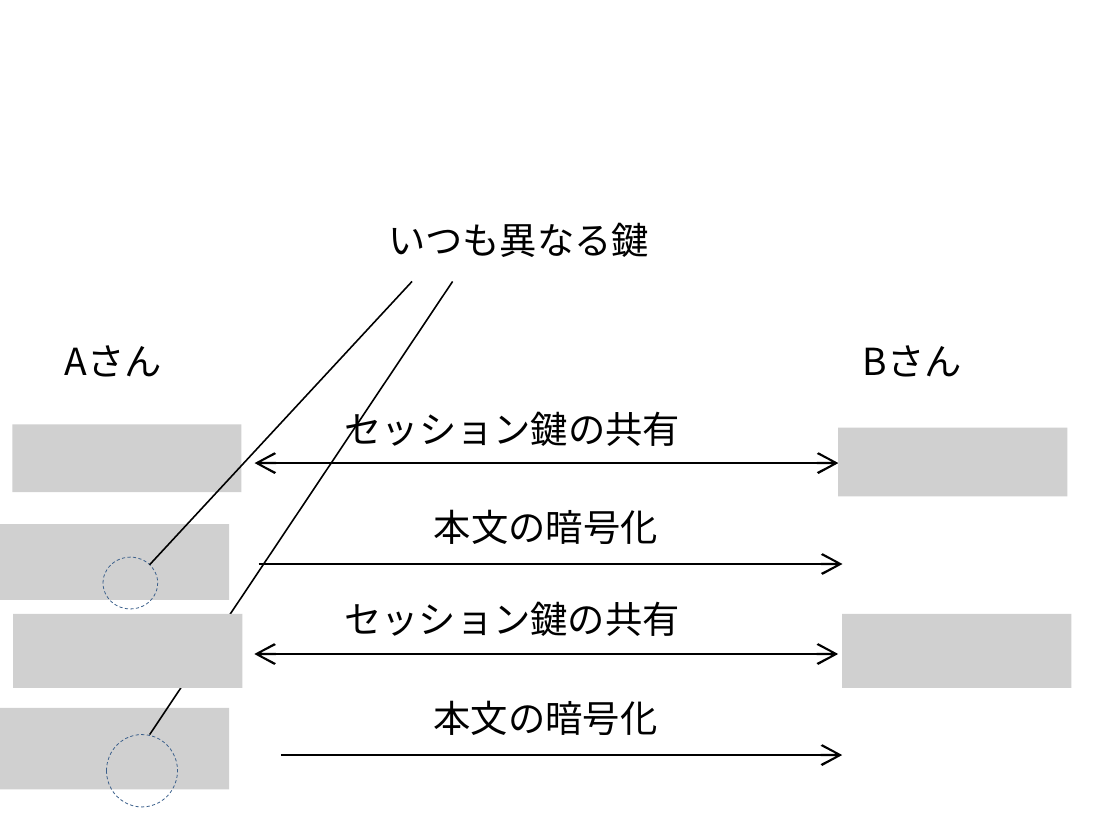
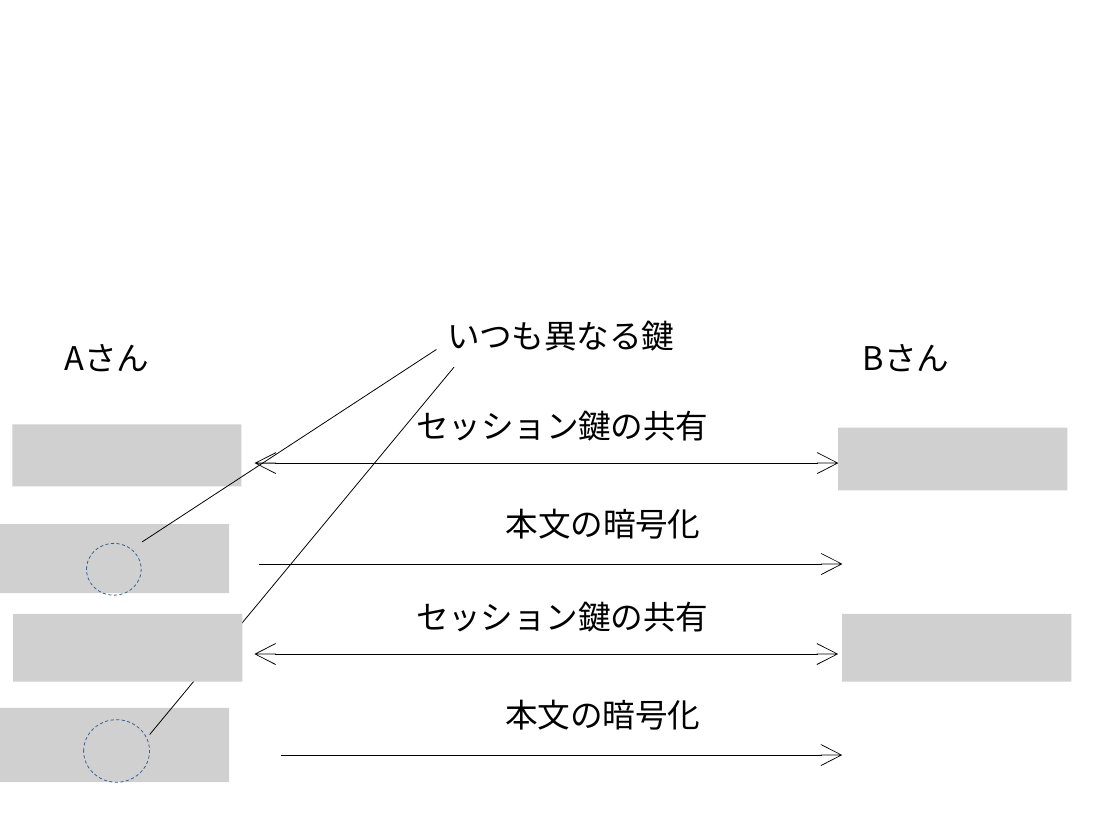
Before and after one commit to herumi/ango-src, a slide deck: slide 1 of img/pfs.pptx. Drawn at 1120x840 pixels with LibreOffice and Linux fonts; fonts in the diff are those of the drawing; grey boxes stand for pictures. Boxes give left, top, right and bottom in pixels: in the first picture for what was removed or moved away, otherwise in the second. Text is boxed around its words. In the diff, an @@ line names an element or a change of style, - is before the commit and + after.

```diff
--- a/img/pfs.pptx
+++ b/img/pfs.pptx
@@ size 12 to 10.5 pt in 7 elements at [863,344,949,372], [64,344,149,372], [416,601,708,632], [416,405,708,441], [506,508,701,539], [506,699,701,730], [447,320,674,351] @@
@@ text "いつも異なる鍵": place and size @@
-text "いつも異なる鍵" at [388,222,649,257]
+text "いつも異なる鍵" at [447,320,674,351]
@@ line moved from (150, 564) - (412, 282) to (141, 542) - (437, 349) @@
@@ line (141, 542) - (437, 349): stroke #000000 0.5 pt to #000000 0.25 pt @@
@@ line moved from (150, 735) - (452, 282) to (150, 735) - (455, 367) @@
@@ line (150, 735) - (455, 367): stroke #000000 0.5 pt to #000000 0.25 pt @@
@@ text "セッション鍵の共有": place and size @@
-text "セッション鍵の共有" at [344,405,680,446]
+text "セッション鍵の共有" at [416,405,708,441]
@@ picture: place and size @@
-picture at [11,426,240,493]
+picture at [11,426,240,488]
@@ picture: place and size @@
-picture at [838,428,1066,497]
+picture at [838,428,1066,491]
@@ double arrow (255, 464) - (838, 464): stroke #000000 0.75 pt to #000000 0.25 pt @@
@@ text "本文の暗号化": place and size @@
-text "本文の暗号化" at [434,509,658,544]
+text "本文の暗号化" at [506,508,701,539]
@@ picture: place and size @@
-picture at [0,524,228,600]
+picture at [0,524,228,594]
@@ ellipse: place and size @@
-ellipse at [103,558,157,609]
+ellipse at [87,544,141,596]
@@ arrow (258, 564) - (842, 564): stroke #000000 0.75 pt to #000000 0.25 pt @@
@@ text "セッション鍵の共有": place and size @@
-text "セッション鍵の共有" at [344,601,680,636]
+text "セッション鍵の共有" at [416,601,708,632]
@@ picture: place and size @@
-picture at [13,614,242,688]
+picture at [13,614,242,681]
@@ picture: place and size @@
-picture at [842,614,1071,688]
+picture at [842,614,1071,681]
@@ double arrow (255, 654) - (838, 654): stroke #000000 0.75 pt to #000000 0.25 pt @@
@@ text "本文の暗号化": place and size @@
-text "本文の暗号化" at [434,700,658,735]
+text "本文の暗号化" at [506,699,701,730]
@@ picture: place and size @@
-picture at [0,708,228,791]
+picture at [0,708,228,782]
@@ ellipse: place and size @@
-ellipse at [108,735,179,806]
+ellipse at [83,719,148,782]
@@ arrow (280, 755) - (842, 755): stroke #000000 0.75 pt to #000000 0.25 pt @@
```
Also in this commit, not shown: 1 other file.
